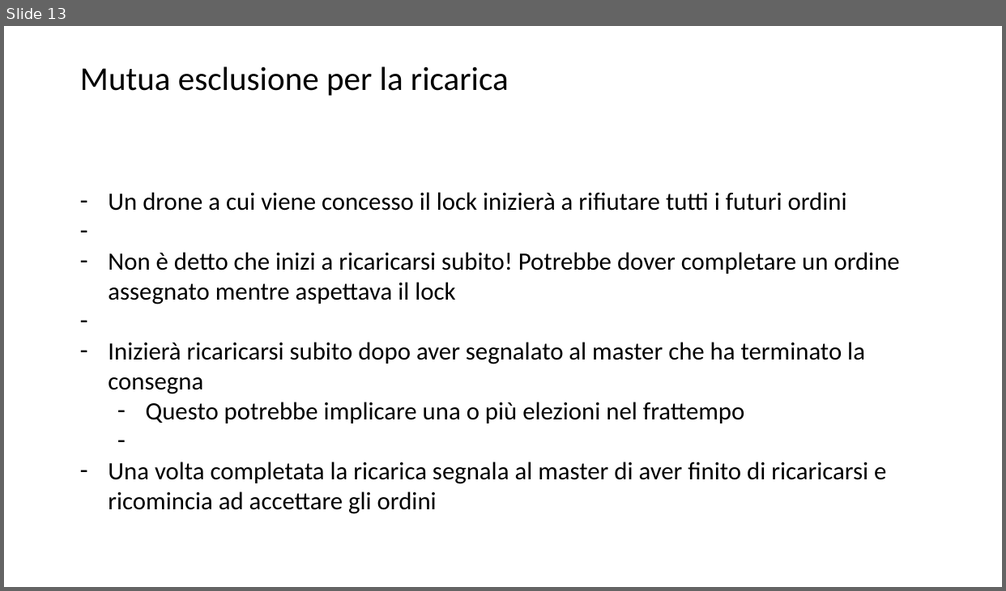
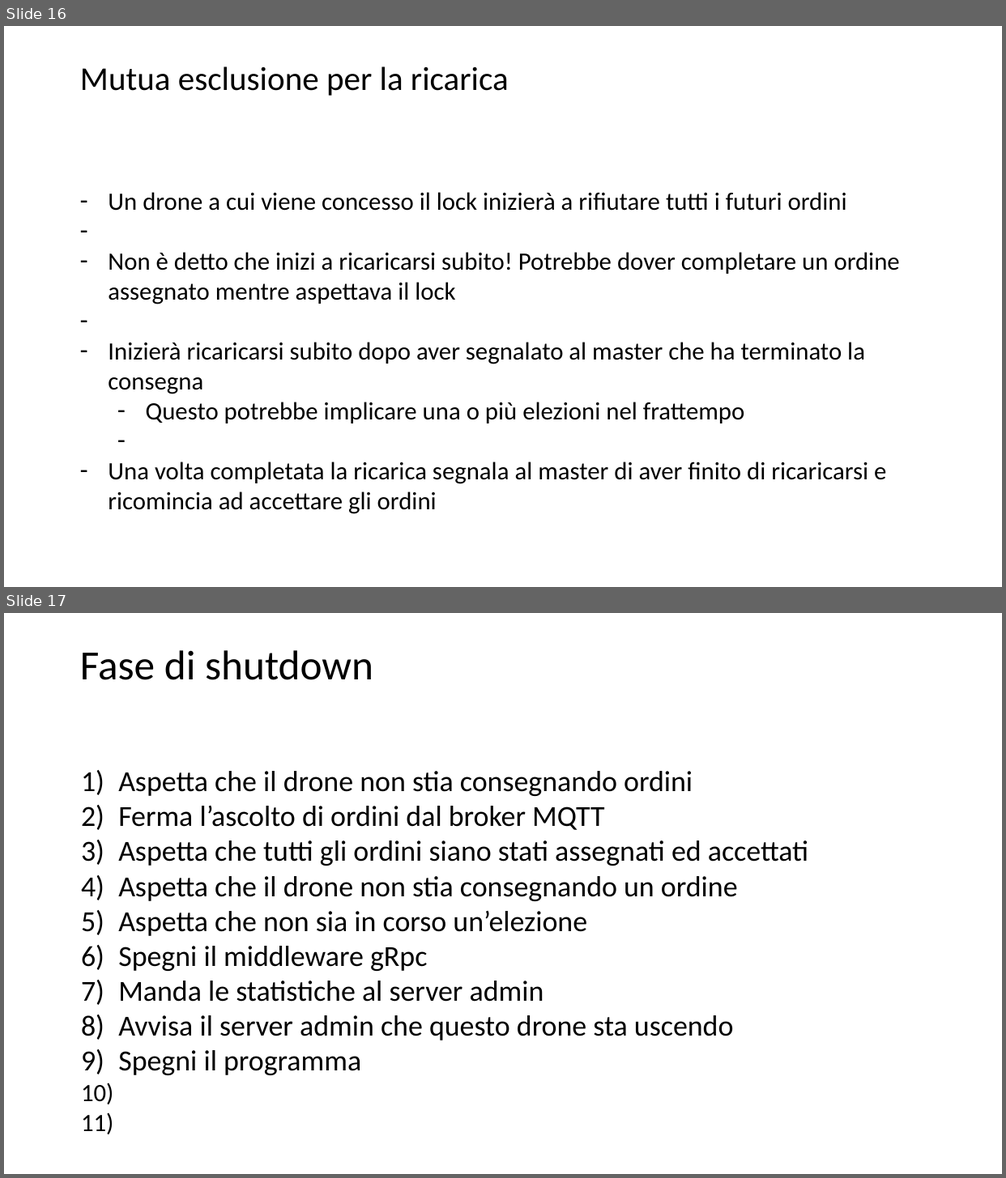
Before and after one commit to mrkct/dronazon, a slide deck: assets/Presentazione.odp. Shown one above the other, each under a label of ours: slide 13 before the commit, slides 16 and 17 after it. The pictures are 1006x591 and 1006x1178 pixels, drawn with LibreOffice and Linux fonts; fonts in the diff are those of the drawing. Boxes give left, top, right and bottom in pixels: in the first picture for what was removed or moved away, otherwise in the second. Text is boxed around its words. In the diff, an @@ line names an element or a change of style, - is before the commit and + after.

```diff
--- a/assets/Presentazione.odp
+++ b/assets/Presentazione.odp
@@ slide 17 added at box(4, 613, 1002, 1174), background #FFFFFF @@
@@ title added at box(80, 650, 373, 680), 40 pt, text #000000 @@
+Fase di shutdown
@@ text added at box(118, 771, 808, 1076), 28 pt, text #000000 @@
+1) Aspetta che il drone non stia consegnando ordini
+2) Ferma l’ascolto di ordini dal broker MQTT
+3) Aspetta che tutti gli ordini siano stati assegnati ed accettati
+4) Aspetta che il drone non stia consegnando un ordine
+5) Aspetta che non sia in corso un’elezione
+6) Spegni il middleware gRpc
+7) Manda le statistiche al server admin
+8) Avvisa il server admin che questo drone sta uscendo
+9) Spegni il programma
@@ what was slide 13 is now slide 16 @@
```
Also in this commit, not shown: 2 slides changed, 3 other slides added, 1 slide removed, 1 other file.
